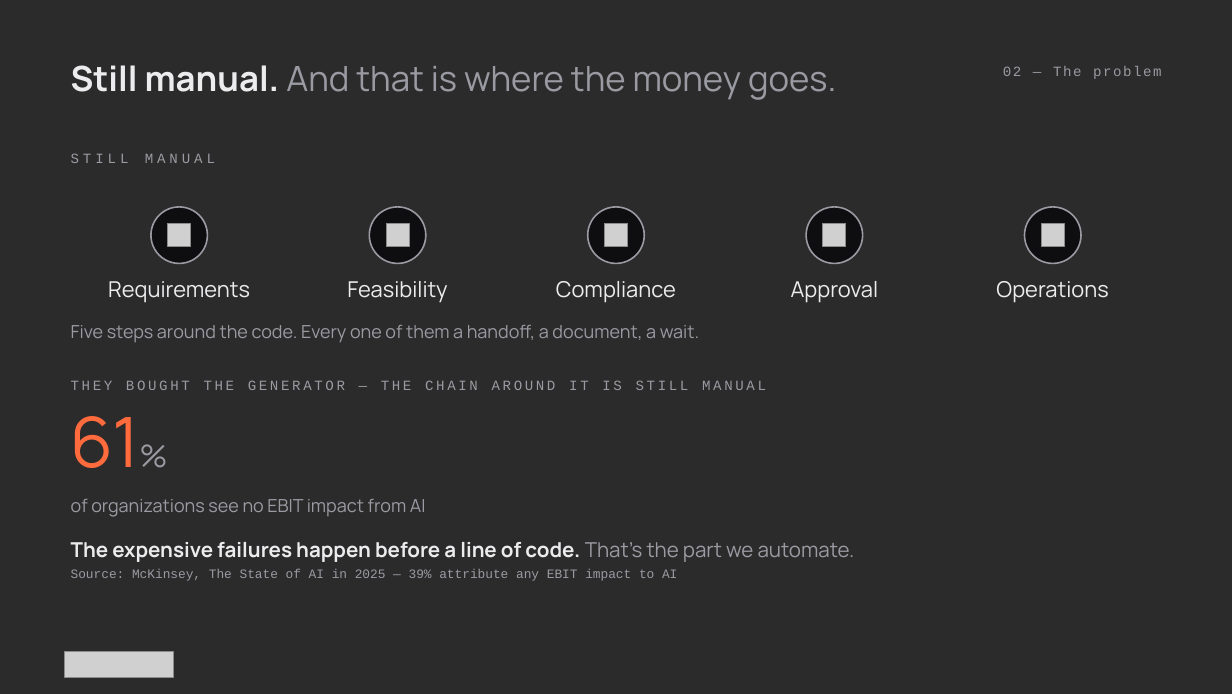
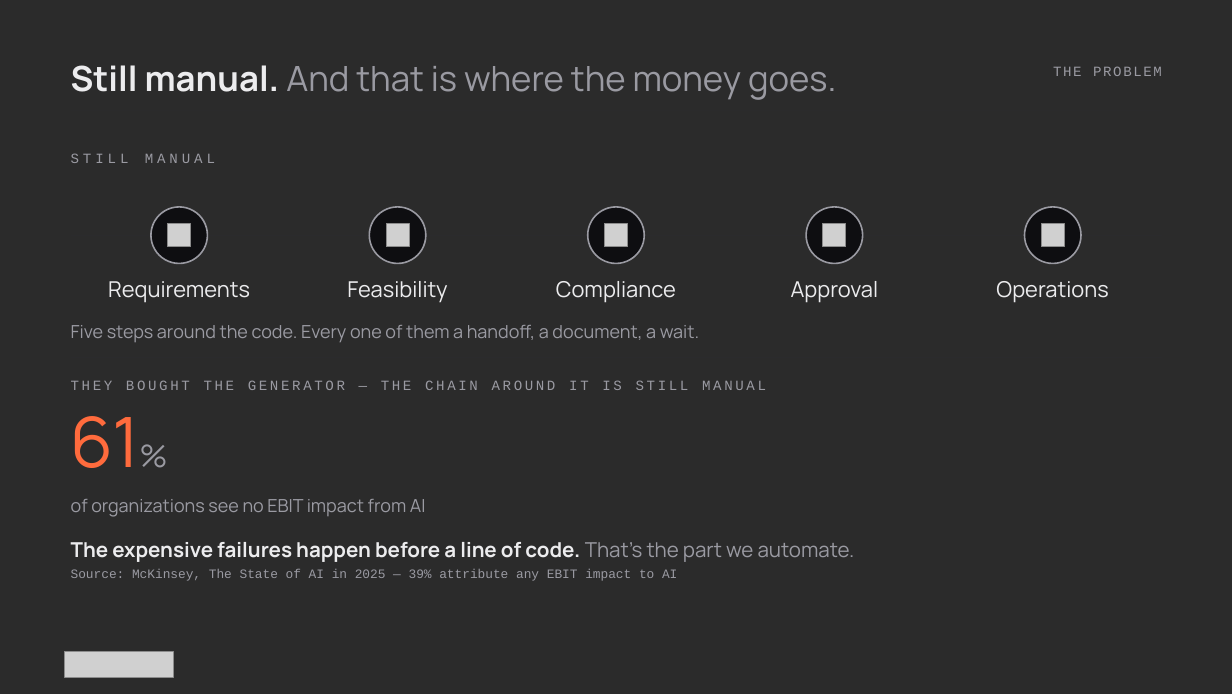
Before and after one commit to athenarunai-gif/Athena, a slide deck: slide 2 of deck/Pitch_Deck_AthenaRun_v2.pptx. Drawn at 1232x694 pixels with LibreOffice and Linux fonts; fonts in the diff are those of the drawing; grey boxes stand for pictures; background and template pictures are left out; a plain dark background stands for a picture behind light text. Boxes give left, top, right and bottom in pixels: in the first picture for what was removed or moved away, otherwise in the second. Text is boxed around its words. In the diff, an @@ line names an element or a change of style, - is before the commit and + after.

```diff
--- a/deck/Pitch_Deck_AthenaRun_v2.pptx
+++ b/deck/Pitch_Deck_AthenaRun_v2.pptx
@@ text at (1053,66,1162,76): text changed @@
-02 — The problem
+THE PROBLEM
```
Also in this commit, not shown: 9 other slides changed, 3 slides added, 3 slides removed, 5 other files.
